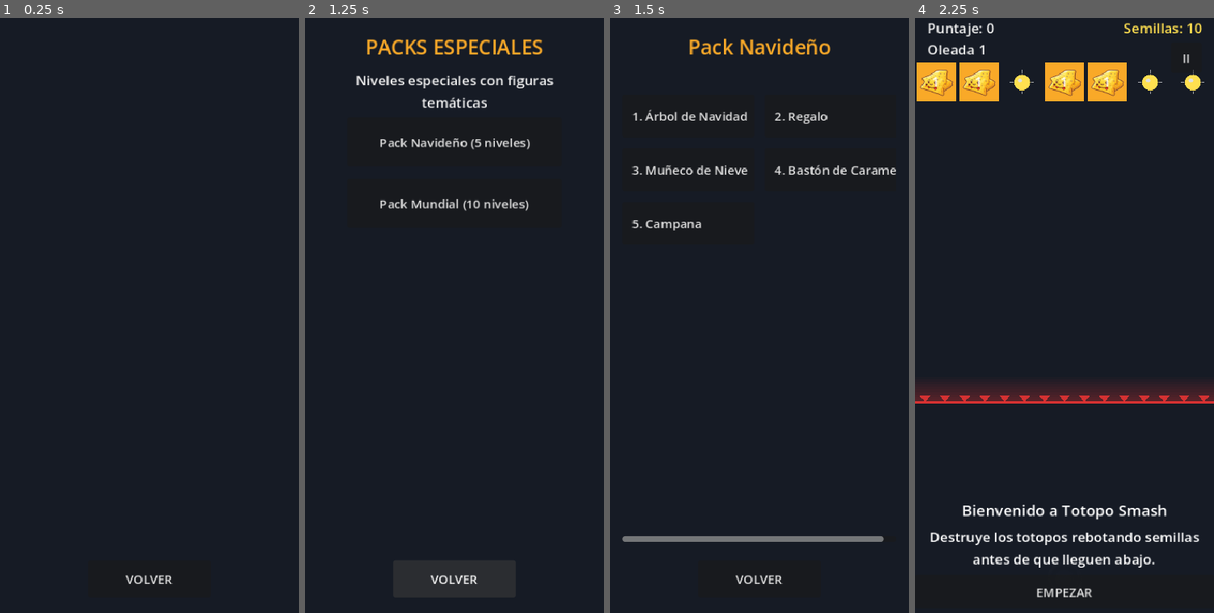
Above: before the commit, frames 1-4 (left to right).
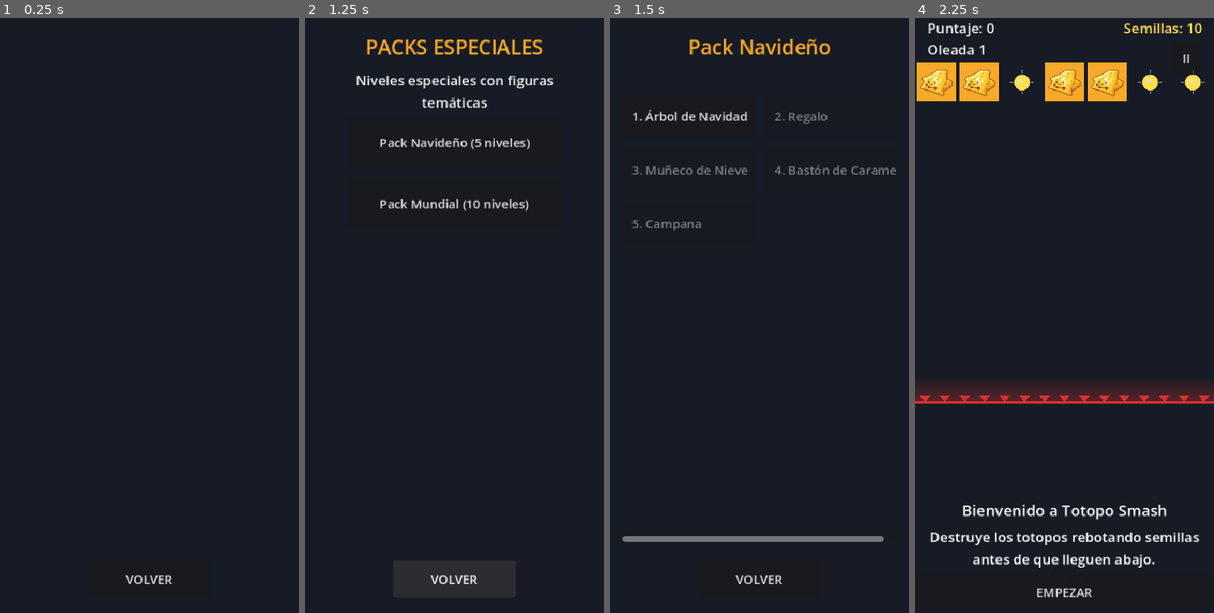
Above: after the commit, the same moments.

Repository: JoseNoIP/gb-TotopoSmash
Game: Godot game, scene res://src/scenes/PackLevelsScreen.tscn
The game is run twice, just before and just after one commit, with the same random seed, the same clock (stepped at 60 frames per second) and the same inputs. This scene is started directly instead of the project's main scene.
Inputs:
- Up to frame 1 (0.25 s): no input
- Up to frame 2 (1.25 s): click "VOLVER" at 0.5 s
- Up to frame 3 (1.5 s): click "Pack Navideño (5 niveles)" at 1.25 s
- Up to frame 4 (2.25 s): click "1. Árbol de Navidad" at 2 s

Frames 1-2 are identical in both runs. In frame 3, 0.9% of the frame differs, in the area x 7-96%, y 15-36%; in frame 4, nothing differs.

Commit message:
feat: Implement sequential level unlocking for packs and safeguard against test contamination

Diff:
--- a/src/core/LevelManager.gd
+++ b/src/core/LevelManager.gd
@@ -12,12 +12,22 @@
 ## había — los autoloads persisten entre cambios de escena.
 
 const LevelLoaderGd := preload("res://src/features/levels/level_loader.gd")
+const PACK_PROGRESS_PATH: String = "user://pack_progress.json"
 
 var _pending_level_id: String = ""
 var _pending_pack_prefix: String = ""
 var _level_cache: Dictionary[String, Dictionary] = {}
 var _manifest_cache: Array = []
 var _manifest_loaded: bool = false
+## prefix -> posición (1-based) más alta desbloqueada DENTRO de ese pack — independiente
+## de SaveManager.highest_level_unlocked (que es solo para el roster numérico). Propio
+## `user://pack_progress.json` en vez de sumarlo a SaveManager: ese autoload ya está en el
+## límite de 20 métodos públicos de gdlint (regla CLAUDE.md #51, mismo motivo que
+## MetaManager). Bug real corregido: antes los packs no tenían NINGÚN tracking de
+## desbloqueo (todos los niveles de todos los packs aparecían habilitados desde el
+## inicio) — pedido explícito del usuario tras jugar.
+var _pack_progress: Dictionary = {}
+var _pack_progress_loaded: bool = false
 
 
 func set_pending_level(level_id: String) -> void:
@@ -68,7 +78,63 @@
 	return get_manifest().find(level_id)
 
 
+## Bug real corregido: antes usaba `get_level_index()` (posición GLOBAL en el manifiesto
+## de 115 niveles) sin distinguir roster numérico de packs — completar UN nivel de pack
+## (posición ~100+ en el manifiesto) desbloqueaba de un tirón casi toda la campaña
+## numérica. Ahora cada tipo de nivel actualiza SOLO su propio desbloqueo.
 func mark_level_completed(level_id: String) -> void:
+	if not level_id.begins_with("level_"):
+		_mark_pack_level_completed(level_id)
+		return
+	var numeric_count: int = 0
+	for id: String in get_manifest():
+		if (id as String).begins_with("level_"):
+			numeric_count += 1
 	var next_unlock: int = get_level_index(level_id) + 2  ## +1 mostrar, +1 desbloquear el siguiente
-	var capped: int = mini(next_unlock, get_manifest().size())
+	var capped: int = mini(next_unlock, numeric_count)
 	SaveManager.set_highest_level_unlocked_if_higher(capped)
+
+
+## 1 = solo el primer nivel del pack desbloqueado (default, mismo criterio que
+## SaveManager.get_highest_level_unlocked() para el roster numérico) — pero sí se puede
+## volver a jugar cualquier nivel <= este valor (pedido explícito del usuario).
+func get_pack_highest_unlocked(prefix: String) -> int:
+	_ensure_pack_progress_loaded()
+	return int(_pack_progress.get(prefix, 1))
+
+
+## Los ids de pack siguen la convención "prefix_NNN" (ver /level-designer PASO 4) — NNN es
+## la posición 1-based dentro del pack, no la global del manifiesto.
+func _mark_pack_level_completed(level_id: String) -> void:
+	var sep: int = level_id.rfind("_")
+	if sep < 0:
+		return
+	var prefix: String = level_id.substr(0, sep)
+	var suffix: String = level_id.substr(sep + 1)
+	if not suffix.is_valid_int():
+		return
+	_ensure_pack_progress_loaded()
+	var next_unlock: int = int(suffix) + 1
+	if next_unlock > int(_pack_progress.get(prefix, 1)):
+		_pack_progress[prefix] = next_unlock
+		_save_pack_progress()
+
+
+func _ensure_pack_progress_loaded() -> void:
+	if _pack_progress_loaded:
+		return
+	_pack_progress_loaded = true
+	if not FileAccess.file_exists(PACK_PROGRESS_PATH):
+		return
+	var file: FileAccess = FileAccess.open(PACK_PROGRESS_PATH, FileAccess.READ)
+	if file == null:
+		return
+	var parsed: Variant = JSON.parse_string(file.get_as_text())
+	if parsed is Dictionary:
+		_pack_progress = parsed
+
+
+func _save_pack_progress() -> void:
+	var file: FileAccess = FileAccess.open(PACK_PROGRESS_PATH, FileAccess.WRITE)
+	if file:
+		file.store_string(JSON.stringify(_pack_progress))
--- a/src/scenes/PackLevelsScreen.gd
+++ b/src/scenes/PackLevelsScreen.gd
@@ -1,8 +1,14 @@
 extends Control
 ## Grilla de niveles de UN pack temático específico (ver PackSelectScreen). El prefijo
 ## viene del buzón no destructivo LevelManager.get_pending_pack_prefix() — mismo patrón
-## que LevelManager.get_pending_level() para Modo Nivel. Todos los niveles de un pack
-## están SIEMPRE desbloqueados (son contenido opcional/bonus, no la campaña numérica).
+## que LevelManager.get_pending_level() para Modo Nivel.
+##
+## Desbloqueo SECUENCIAL dentro del pack (pedido explícito del usuario tras jugar: "todos
+## los niveles me aparecen habilitados desde el inicio... solo se deben ir habilitando
+## conforme vaya pasando los diferentes niveles, pero sí debo poder volver a jugar niveles
+## ya completados") — mismo criterio que LevelSelectScreen para el roster numérico, pero
+## con su propio contador vía LevelManager.get_pack_highest_unlocked(prefix), independiente
+## por pack (terminar el pack navideño no afecta el desbloqueo del pack Mundial).
 
 const GAME_SCENE: String = "res://src/scenes/Game.tscn"
 const TUTORIAL_SCENE: String = "res://src/scenes/TutorialGame.tscn"
@@ -82,6 +88,7 @@
 	grid.add_theme_constant_override(&"v_separation", int(BUTTON_GAP))
 	scroll.add_child(grid)
 
+	var highest_unlocked: int = LevelManager.get_pack_highest_unlocked(prefix)
 	var position_in_pack: int = 0
 	for i: int in manifest.size():
 		var level_id: String = manifest[i]
@@ -98,7 +105,10 @@
 		btn.text = "  " + _level_button_text(level_id, position_in_pack)
 		btn.alignment = HORIZONTAL_ALIGNMENT_LEFT
 		btn.custom_minimum_size = Vector2(BUTTON_WIDTH, BUTTON_HEIGHT)
-		btn.pressed.connect(_on_level_pressed.bind(level_id))
+		if position_in_pack <= highest_unlocked:
+			btn.pressed.connect(_on_level_pressed.bind(level_id))
+		else:
+			btn.disabled = true
 		grid.add_child(btn)
 
 
--- a/tests/unit/test_meta_manager.gd
+++ b/tests/unit/test_meta_manager.gd
@@ -4,10 +4,14 @@
 ## patrón que test_save_manager.gd: el estado persiste entre corridas en la misma máquina.
 
 
+## Regresión real (bug reportado por el usuario jugando): sin devolver el oro agregado,
+## CADA corrida de esta suite sumaba +50 de oro real para siempre (`MetaManager` es el
+## autoload real, persiste en user://meta.json — sin mock/aislamiento de test).
 func test_add_gold_increases_total() -> void:
 	var before: int = MetaManager.get_gold()
 	MetaManager.add_gold(50)
 	assert_eq(MetaManager.get_gold(), before + 50)
+	MetaManager.spend_gold(50)  ## deja el oro como estaba antes del test
 
 
 func test_add_gold_ignores_non_positive_amounts() -> void:
@@ -25,11 +29,14 @@
 
 
 func test_spend_gold_succeeds_and_deducts_exact_amount() -> void:
+	var original: int = MetaManager.get_gold()
 	MetaManager.add_gold(100)
 	var before: int = MetaManager.get_gold()
 	var spent: bool = MetaManager.spend_gold(40)
 	assert_true(spent)
 	assert_eq(MetaManager.get_gold(), before - 40)
+	MetaManager.spend_gold(60)  ## deja el oro como estaba antes del test (100 - 40 - 60 = 0 neto)
+	assert_eq(MetaManager.get_gold(), original)
 
 
 func test_upgrade_level_defaults_to_zero_for_unknown_id() -> void:
@@ -66,13 +73,18 @@
 	assert_true(Constants.CHARACTER_DEFAULT_ID in MetaManager.get_unlocked_characters())
 
 
+## Usa el personaje default (ya desbloqueado siempre) en vez de uno nuevo real
+## ("turquoise") — llamar unlock_character() en un personaje nuevo lo desbloquea para
+## siempre en el guardado real (bug real: contaminaba user://meta.json en cada corrida).
+## El default ya está desbloqueado de por sí, así que llamarlo de nuevo no cambia el
+## estado real y sigue ejercitando la misma lógica de "no duplicar".
 func test_unlock_character_adds_it_without_duplicating() -> void:
-	MetaManager.unlock_character("turquoise")
-	MetaManager.unlock_character("turquoise")
+	MetaManager.unlock_character(Constants.CHARACTER_DEFAULT_ID)
+	MetaManager.unlock_character(Constants.CHARACTER_DEFAULT_ID)
 	var unlocked: Array = MetaManager.get_unlocked_characters()
 	var count: int = 0
 	for character_id: String in unlocked:
-		if character_id == "turquoise":
+		if character_id == Constants.CHARACTER_DEFAULT_ID:
 			count += 1
 	assert_eq(count, 1, "unlock_character no debe duplicar una entrada ya desbloqueada")
 
--- a/tests/unit/test_pack_levels_screen.gd
+++ b/tests/unit/test_pack_levels_screen.gd
@@ -1,6 +1,14 @@
 extends GutTest
 ## Tests para PackLevelsScreen: grilla filtrada a un solo pack (via el buzón
-## LevelManager.get_pending_pack_prefix()), siempre desbloqueada.
+## LevelManager.get_pending_pack_prefix()), con desbloqueo SECUENCIAL dentro del pack
+## (pedido explícito del usuario tras jugar: antes todos los niveles de un pack aparecían
+## habilitados desde el inicio).
+##
+## `LevelManager._pack_progress` persiste en user://pack_progress.json (autoload real, sin
+## mock) — todo test que lo mueva debe restaurarlo EN DISCO al final (no solo en memoria,
+## llamando `_save_pack_progress()`), mismo criterio que test_save_manager.gd/
+## test_meta_manager.gd tras el bug real de contaminación de esta sesión (ver
+## tools/run_tests.sh, que además respalda pack_progress.json como red de seguridad).
 
 const PackLevelsScreenGd := preload("res://src/scenes/PackLevelsScreen.gd")
 
@@ -14,13 +22,33 @@
 	return count
 
 
-func _all_buttons_enabled(root: Node) -> bool:
+func _find_button_with_text_containing(root: Node, needle: String) -> Button:
 	for child: Node in root.get_children():
-		if child is Button and (child as Button).disabled:
-			return false
-		if not _all_buttons_enabled(child):
-			return false
-	return true
+		if child is Button and (child as Button).text.contains(needle):
+			return child as Button
+		var found: Button = _find_button_with_text_containing(child, needle)
+		if found != null:
+			return found
+	return null
+
+
+## Quita `prefix` del progreso real (simula un pack nunca antes jugado) y devuelve el
+## valor original para restaurarlo con `_restore_pack_progress()` al final del test.
+func _clear_pack_progress(prefix: String) -> Variant:
+	var progress: Dictionary = LevelManager.get(&"_pack_progress")
+	LevelManager.set(&"_pack_progress_loaded", true)
+	var original: Variant = progress.get(prefix)
+	progress.erase(prefix)
+	return original
+
+
+func _restore_pack_progress(prefix: String, original: Variant) -> void:
+	var progress: Dictionary = LevelManager.get(&"_pack_progress")
+	if original == null:
+		progress.erase(prefix)
+	else:
+		progress[prefix] = original
+	LevelManager.call(&"_save_pack_progress")
 
 
 func test_shows_only_the_levels_of_the_pending_pack() -> void:
@@ -35,9 +63,44 @@
 	assert_eq(_count_buttons(screen), expected + 1)
 
 
-func test_all_pack_level_buttons_are_enabled() -> void:
+func test_first_pack_level_is_unlocked_by_default() -> void:
+	var original: Variant = _clear_pack_progress("worldcup")
+
 	LevelManager.set_pending_pack_prefix("worldcup")
 	var screen: Control = PackLevelsScreenGd.new()
 	add_child_autofree(screen)
-	var msg: String = "los niveles de un pack deben estar siempre desbloqueados"
-	assert_true(_all_buttons_enabled(screen), msg)
+	var first_btn: Button = _find_button_with_text_containing(screen, "1.")
+	assert_not_null(first_btn, "arreglo del test: debe existir un botón para el nivel 1")
+	assert_false(first_btn.disabled, "el primer nivel de un pack siempre debe estar desbloqueado")
+	var second_btn: Button = _find_button_with_text_containing(screen, "2.")
+	assert_true(second_btn.disabled, "el segundo nivel debe empezar bloqueado")
+
+	_restore_pack_progress("worldcup", original)
+
+
+## Regresión directa del bug real reportado jugando: completar un nivel de PACK no debe
+## afectar el desbloqueo del roster numérico (antes usaba la posición GLOBAL del
+## manifiesto, desbloqueando casi toda la campaña de un solo golpe).
+func test_completing_a_pack_level_does_not_affect_the_numeric_campaign() -> void:
+	var original: Variant = _clear_pack_progress("holiday")
+	var before: int = SaveManager.get_highest_level_unlocked()
+
+	LevelManager.mark_level_completed("holiday_001")
+	assert_eq(SaveManager.get_highest_level_unlocked(), before)
+
+	_restore_pack_progress("holiday", original)
+
+
+func test_completing_a_pack_level_unlocks_the_next_one_in_that_pack_only() -> void:
+	var original_holiday: Variant = _clear_pack_progress("holiday")
+	var original_worldcup: Variant = _clear_pack_progress("worldcup")
+
+	LevelManager.call(&"_mark_pack_level_completed", "holiday_001")
+	assert_eq(LevelManager.call(&"get_pack_highest_unlocked", "holiday"), 2)
+	assert_eq(
+		LevelManager.call(&"get_pack_highest_unlocked", "worldcup"), 1,
+		"completar un nivel del pack navideño no debe desbloquear nada del pack Mundial"
+	)
+
+	_restore_pack_progress("holiday", original_holiday)
+	_restore_pack_progress("worldcup", original_worldcup)
--- a/tests/unit/test_save_manager.gd
+++ b/tests/unit/test_save_manager.gd
@@ -39,6 +39,14 @@
 	SaveManager.set_swipe_sensitivity(1.0)
 
 
+## Regresión real (bug reportado por el usuario jugando): `set_*_if_higher()` es
+## deliberadamente de una sola vía (nunca baja un valor) — correcto para producción, pero
+## sin restaurar el valor original acá, CADA corrida de esta suite sumaba +100 al mejor
+## puntaje real del usuario para siempre (`SaveManager` es el autoload real, persiste en
+## user://save.json — no hay ningún mock/aislamiento de test). Como la API pública no
+## puede bajar el valor, se restaura escribiendo directo en `_data` (el Dictionary interno
+## no es realmente privado en GDScript, solo por convención) + `save()` — únicamente
+## aceptable en un test, nunca en código de producción.
 func test_best_score_only_updates_when_strictly_higher() -> void:
 	var current: int = SaveManager.get_best_score()
 	var lower_or_equal: bool = SaveManager.set_best_score_if_higher(current)
@@ -47,6 +55,8 @@
 	var higher: bool = SaveManager.set_best_score_if_higher(higher_value)
 	assert_true(higher, "un valor mayor sí debe reemplazar el mejor puntaje")
 	assert_eq(SaveManager.get_best_score(), higher_value)
+	SaveManager.get(&"_data")["best_score"] = current
+	SaveManager.save()
 
 
 func test_max_wave_only_updates_when_strictly_higher() -> void:
@@ -57,6 +67,8 @@
 	assert_eq(SaveManager.get_max_wave(), higher_value)
 	var not_higher: bool = SaveManager.set_max_wave_if_higher(0)
 	assert_false(not_higher, "0 nunca debe superar una oleada máxima ya alcanzada")
+	SaveManager.get(&"_data")["max_wave"] = current
+	SaveManager.save()
 
 
 func test_language_roundtrip() -> void:
@@ -70,6 +82,8 @@
 	var before: int = SaveManager.get_total_games_played()
 	SaveManager.increment_total_games_played()
 	assert_eq(SaveManager.get_total_games_played(), before + 1)
+	SaveManager.get(&"_data")["total_games_played"] = before
+	SaveManager.save()
 
 
 func test_highest_level_unlocked_only_updates_when_strictly_higher() -> void:
@@ -80,3 +94,5 @@
 	var higher: bool = SaveManager.set_highest_level_unlocked_if_higher(higher_value)
 	assert_true(higher)
 	assert_eq(SaveManager.get_highest_level_unlocked(), higher_value)
+	SaveManager.get(&"_data")["highest_level_unlocked"] = current
+	SaveManager.save()
Not shown, changed: CLAUDE.md
Not shown, changed: idea-base.md
Not shown, added: tools/run_tests.sh
